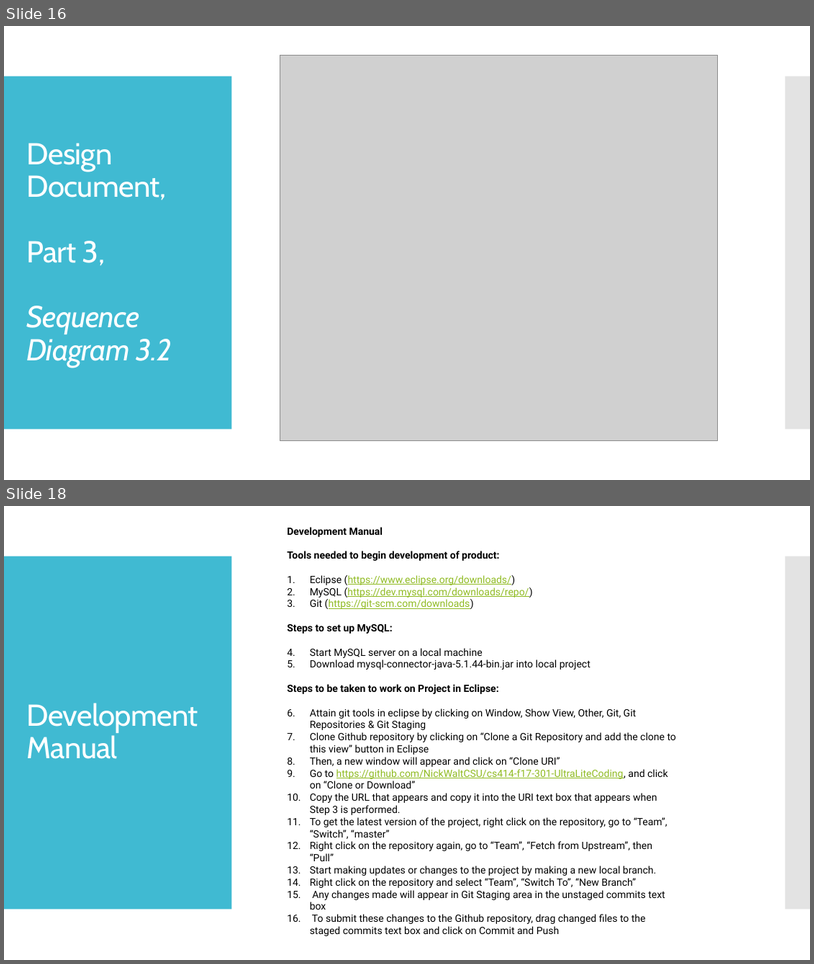
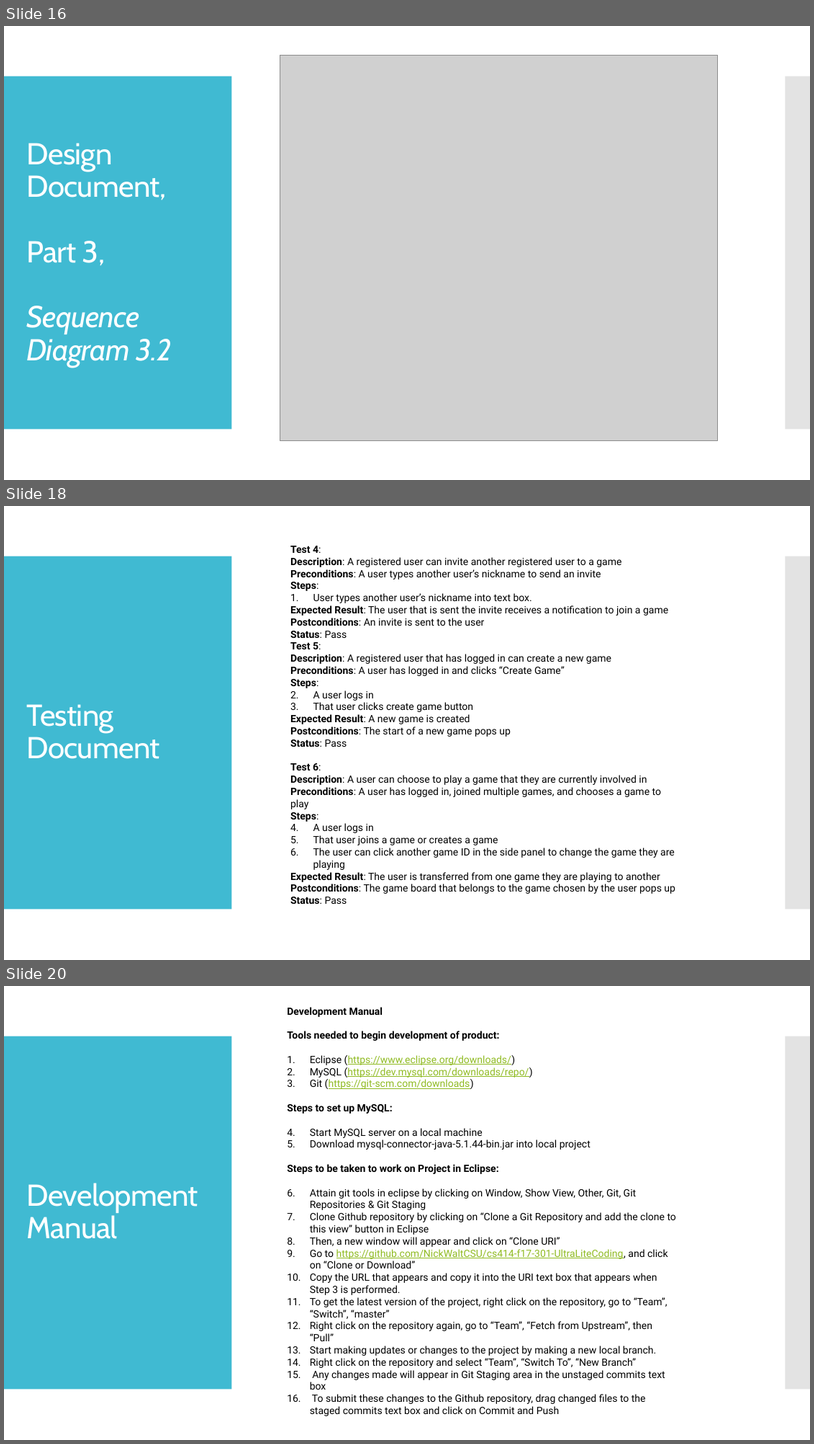
Before and after one commit to NickWaltCSU/cs414-f17-301-UltraLiteCoding, a slide deck: Presentation 5/Presentation.pptx. Shown one above the other, each under a label of ours: slides 16 and 18 before the commit, slides 16, 18 and 20 after it; the slides between them are not shown. The pictures are 814x964 and 814x1444 pixels, drawn with LibreOffice and Linux fonts; fonts in the diff are those of the drawing; grey boxes stand for pictures. Boxes give left, top, right and bottom in pixels: in the first picture for what was removed or moved away, otherwise in the second. Text is boxed around its words. In the diff, an @@ line names an element or a change of style, - is before the commit and + after.

```diff
--- a/Presentation 5/Presentation.pptx
+++ b/Presentation 5/Presentation.pptx
@@ slide 18 added at (4,506,810,960), background #FFFFFF; not listed: 2 template elements that a slide beside it also shows @@
@@ text added at (291,546,676,903), 12 pt, text #000000 @@
+Test 4:
+Description: A registered user can invite another registered user to a game
+Preconditions: A user types another user’s nickname to send an invite
+Steps:
+1. User types another user’s nickname into text box.
+Expected Result: The user that is sent the invite receives a notification to join a game
+Postconditions: An invite is sent to the user
+Status: Pass
+Test 5:
+Description: A registered user that has logged in can create a new game
+Preconditions: A user has logged in and clicks “Create Game”
+Steps:
+1. A user logs in
+2. That user clicks create game button
+Expected Result: A new game is created
+Postconditions: The start of a new game pops up
+Status: Pass
+Test 6:
+Description: A user can choose to play a game that they are currently involved in
+Preconditions: A user has logged in, joined multiple games, and chooses a game to play
+Steps:
+1. A user logs in
+2. That user joins a game or creates a game
+3. The user can click another game ID in the side panel to change the game they are playing
+Expected Result: The user is transferred from one game they are playing to another
+Postconditions: The game board that belongs to the game chosen by the user pops up
+Status: Pass
@@ title added at (27,704,160,759), 36 pt, text #FFFFFF @@
+Testing Document
@@ what was slide 18 is now slide 20 @@
```
Also in this commit, not shown: 1 slide changed, 1 other slide added.
